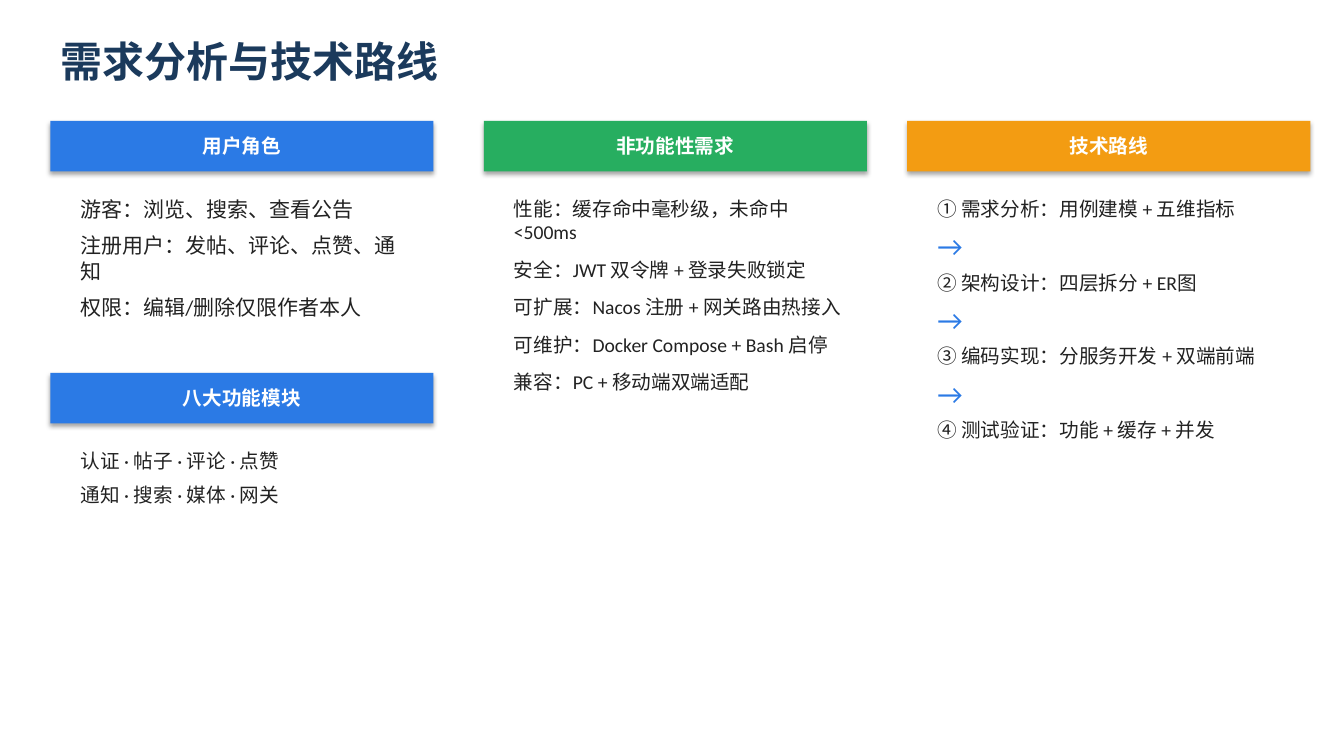
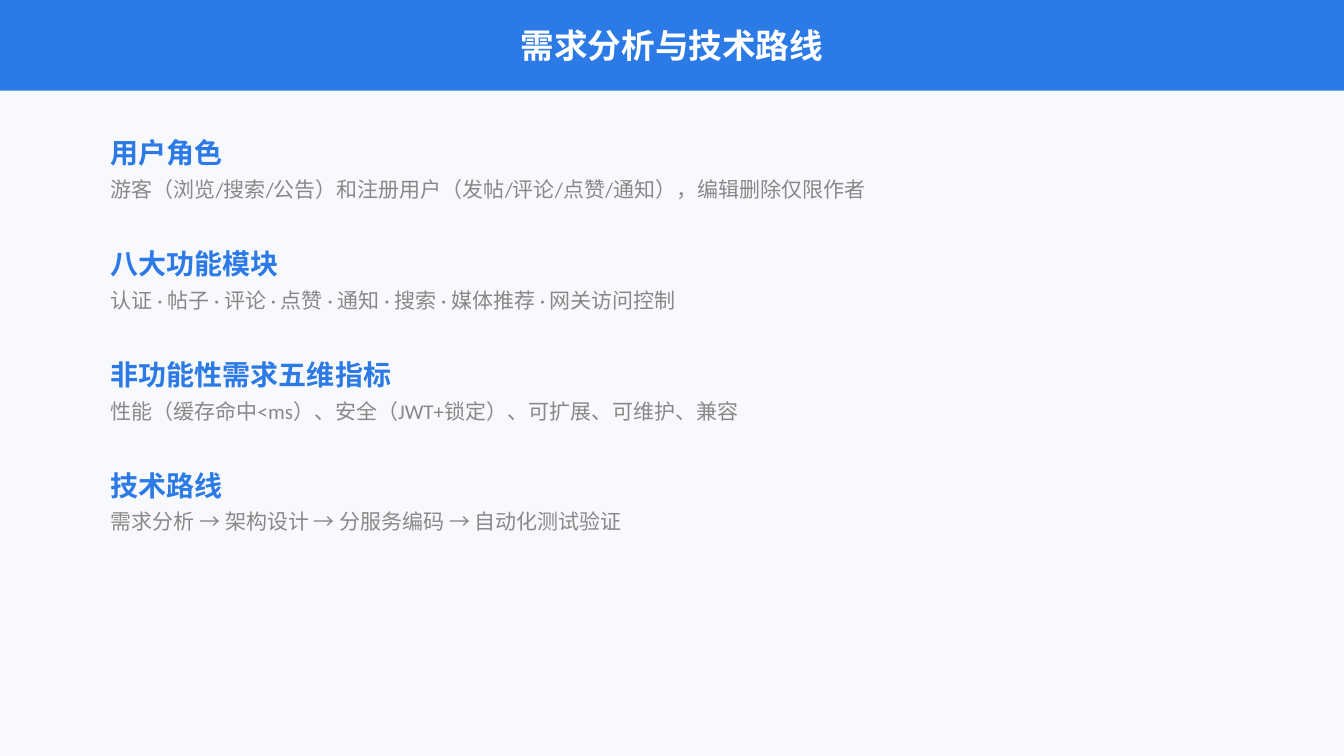
Before and after one commit to Wkjlovec/graduation_project_zhuang, a slide deck: slide 5 of docs/答辩PPT.pptx (slide 3 before the commit). Drawn at 1344x756 pixels with LibreOffice and Linux fonts; fonts in the diff are those of the drawing. Boxes give left, top, right and bottom in pixels: in the first picture for what was removed or moved away, otherwise in the second. Text is boxed around its words. In the diff, an @@ line names an element or a change of style, - is before the commit and + after.

```diff
--- a/docs/答辩PPT.pptx
+++ b/docs/答辩PPT.pptx
@@ background #FFFFFF to #F7F9FC @@
@@ rectangle "需求分析与技术路线" resized from (x1=60, y1=41, x2=438, y2=81) to (x1=0, y1=0, x2=1344, y2=91) @@
@@ rectangle "需求分析与技术路线" at (x1=0, y1=0, x2=1344, y2=91): size 30 to 24 pt, text colour #1B3A5C to #FFFFFF; alignment left to centre; vertical alignment top to middle; fill none to #2B7AE5 @@
@@ text "用户角色" moved from (x1=50, y1=121, x2=434, y2=171) to (x1=111, y1=139, x2=223, y2=166) @@
@@ text "用户角色" at (x1=111, y1=139, x2=223, y2=166): size 14 to 20 pt, text colour #FFFFFF to #2B7AE5; alignment centre to left; vertical alignment middle to top; fill #2B7AE5 to none; shadow off @@
@@ rectangle removed at (x1=484, y1=121, x2=867, y2=171) @@
-非功能性需求
@@ text at (x1=111, y1=179, x2=865, y2=199): text changed; text colour #222222 to #888888 @@
-游客：浏览、搜索、查看公告
-注册用户：发帖、评论、点赞、通知
-权限：编辑/删除仅限作者本人
+游客（浏览/搜索/公告）和注册用户（发帖/评论/点赞/通知），编辑删除仅限作者
@@ text removed at (x1=514, y1=199, x2=840, y2=391) @@
-性能：缓存命中毫秒级，未命中 <500ms
-安全：JWT 双令牌 + 登录失败锁定
-可扩展：Nacos 注册 + 网关路由热接入
-可维护：Docker Compose + Bash 启停
-兼容：PC + 移动端双端适配
@@ text removed at (x1=937, y1=199, x2=1255, y2=439) @@
-① 需求分析：用例建模 + 五维指标
-→
-② 架构设计：四层拆分 + ER图
-→
-③ 编码实现：分服务开发 + 双端前端
-→
-④ 测试验证：功能 + 缓存 + 并发
@@ text "八大功能模块" at (x1=111, y1=250, x2=279, y2=277): size 14 to 20 pt, text colour #FFFFFF to #2B7AE5; alignment centre to left; vertical alignment middle to top; fill #2B7AE5 to none; shadow off @@
@@ text "八大功能模块" moved from (x1=50, y1=373, x2=434, y2=423) to (x1=111, y1=250, x2=279, y2=277) @@
@@ text at (x1=111, y1=290, x2=676, y2=310): text changed; size 14 to 15 pt; text colour #222222 to #888888 @@
-认证 · 帖子 · 评论 · 点赞
-通知 · 搜索 · 媒体 · 网关
+认证 · 帖子 · 评论 · 点赞 · 通知 · 搜索 · 媒体推荐 · 网关访问控制
@@ text added at (x1=111, y1=361, x2=391, y2=388), 20 pt, text #2B7AE5, bold @@
+非功能性需求五维指标
@@ text added at (x1=111, y1=401, x2=738, y2=421), 15 pt, text #888888 @@
+性能（缓存命中<ms）、安全（JWT+锁定）、可扩展、可维护、兼容
@@ text "技术路线" moved from (x1=907, y1=121, x2=1311, y2=171) to (x1=111, y1=472, x2=223, y2=499) @@
@@ text "技术路线" at (x1=111, y1=472, x2=223, y2=499): size 14 to 20 pt, text colour #FFFFFF to #2B7AE5; alignment centre to left; vertical alignment middle to top; fill #F39C12 to none; shadow off @@
@@ text added at (x1=111, y1=511, x2=622, y2=531), 15 pt, text #888888 @@
+需求分析 → 架构设计 → 分服务编码 → 自动化测试验证
```
Also in this commit, not shown: 5 other slides changed, 9 slides added, 2 slides removed, 1 other file.
